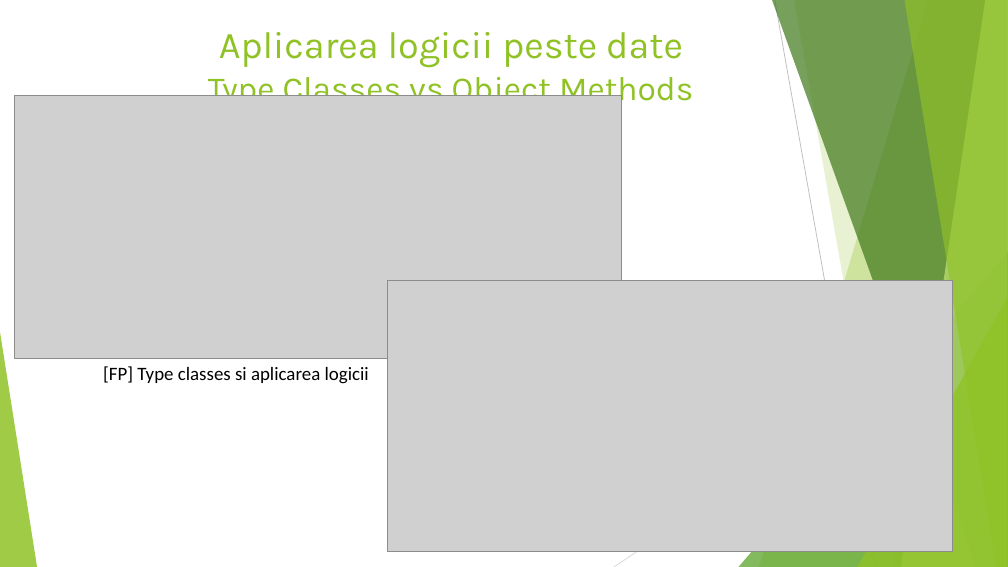
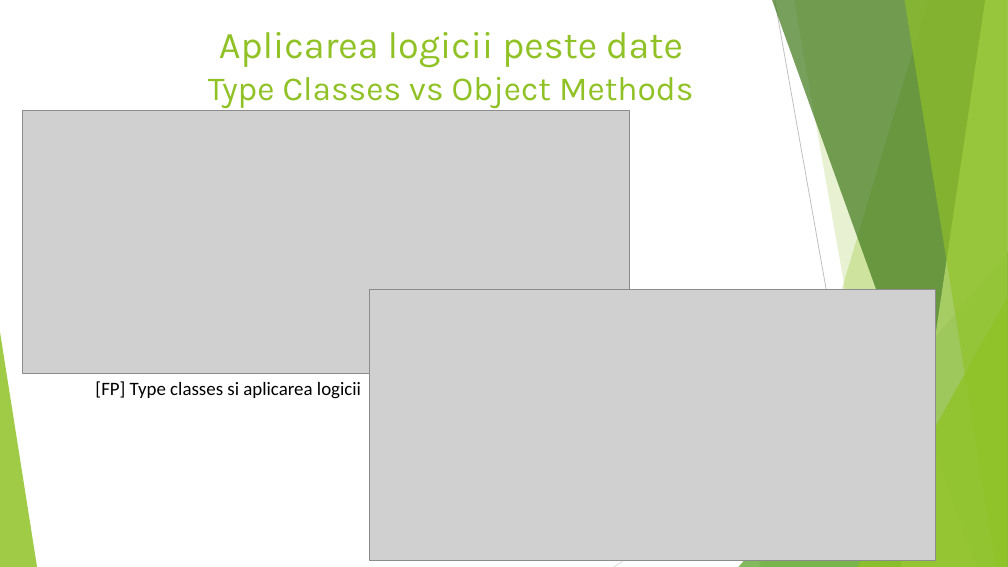
Before and after one commit to robertbutacu/bachelor-degree-work, a slide deck: slide 7 of presentation.pptx. Drawn at 1008x567 pixels with LibreOffice and Linux fonts; fonts in the diff are those of the drawing; grey boxes stand for pictures. Boxes give left, top, right and bottom in pixels: in the first picture for what was removed or moved away, otherwise in the second. Text is boxed around its words. In the diff, an @@ line names an element or a change of style, - is before the commit and + after.

```diff
--- a/presentation.pptx
+++ b/presentation.pptx
@@ picture: place and size @@
-picture at [14,95,622,358]
+picture at [23,110,630,373]
@@ picture: place and size @@
-picture at [387,281,953,551]
+picture at [370,290,935,560]
@@ text "[FP] Type classes si aplicarea ...": place and size @@
-text "[FP] Type classes si aplicarea ..." at [103,366,369,384]
+text "[FP] Type classes si aplicarea ..." at [95,381,361,399]
```
Also in this commit, not shown: 3 other slides changed, 1 other file.
